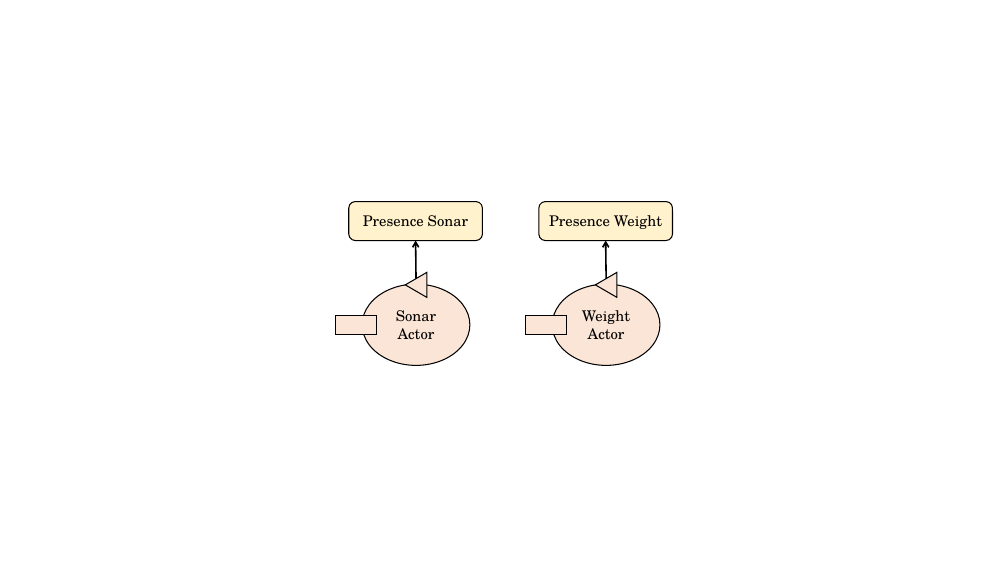
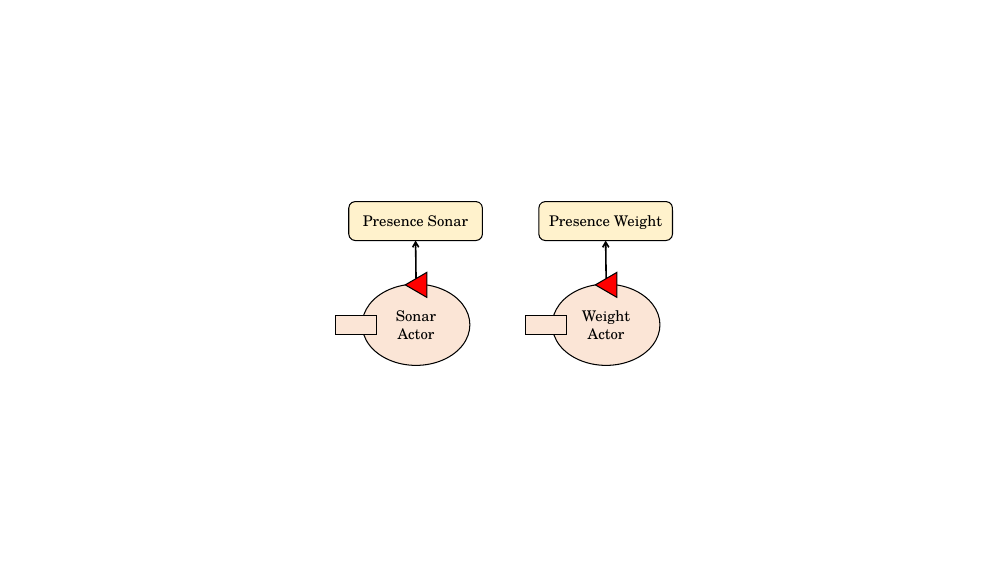
Before and after one commit to JackFantaz/FantazziniGiacomoIss, a slide deck: slide 3 of FinalTask/userDocs/img/final_task_schema.pptx. Drawn at 1008x567 pixels with LibreOffice and Linux fonts; fonts in the diff are those of the drawing. Boxes give left, top, right and bottom in pixels: in the first picture for what was removed or moved away, otherwise in the second. Text is boxed around its words. In the diff, an @@ line names an element or a change of style, - is before the commit and + after.

```diff
--- a/FinalTask/userDocs/img/final_task_schema.pptx
+++ b/FinalTask/userDocs/img/final_task_schema.pptx
@@ triangle at [406, 273, 427, 298]: fill #FBE5D6 to #FF0000 @@
@@ triangle at [595, 273, 617, 298]: fill #FBE5D6 to #FF0000 @@
```
Also in this commit, not shown: 2 other slides changed, 2 other files.
